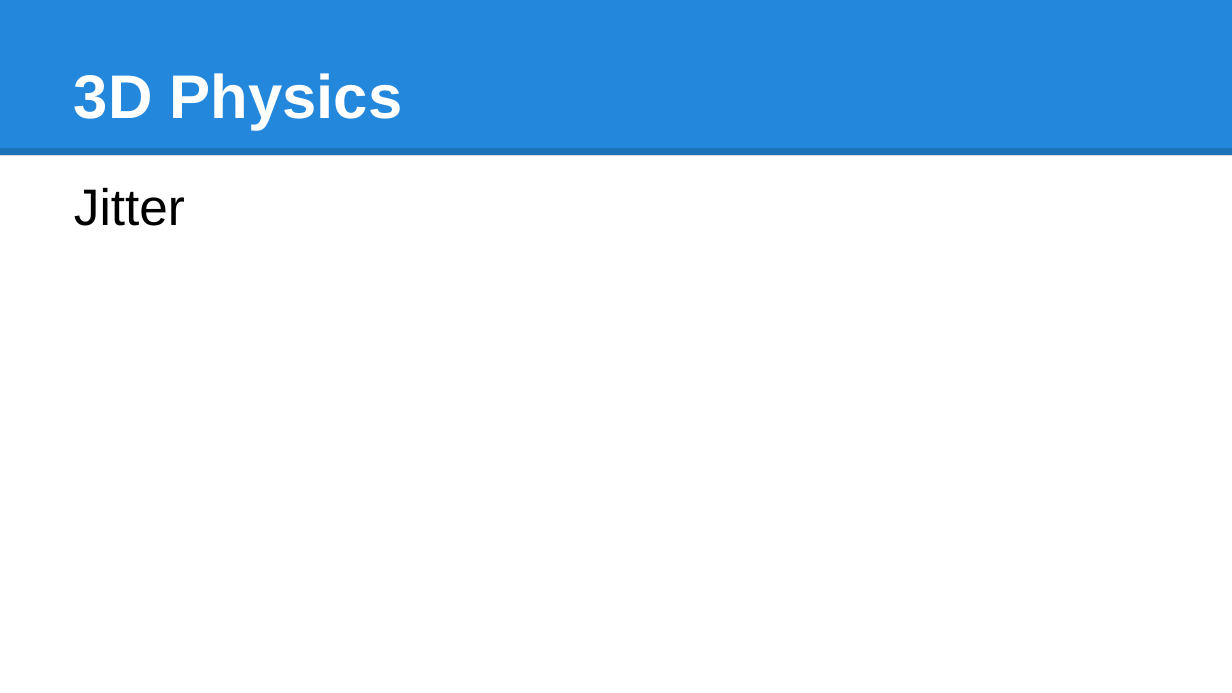
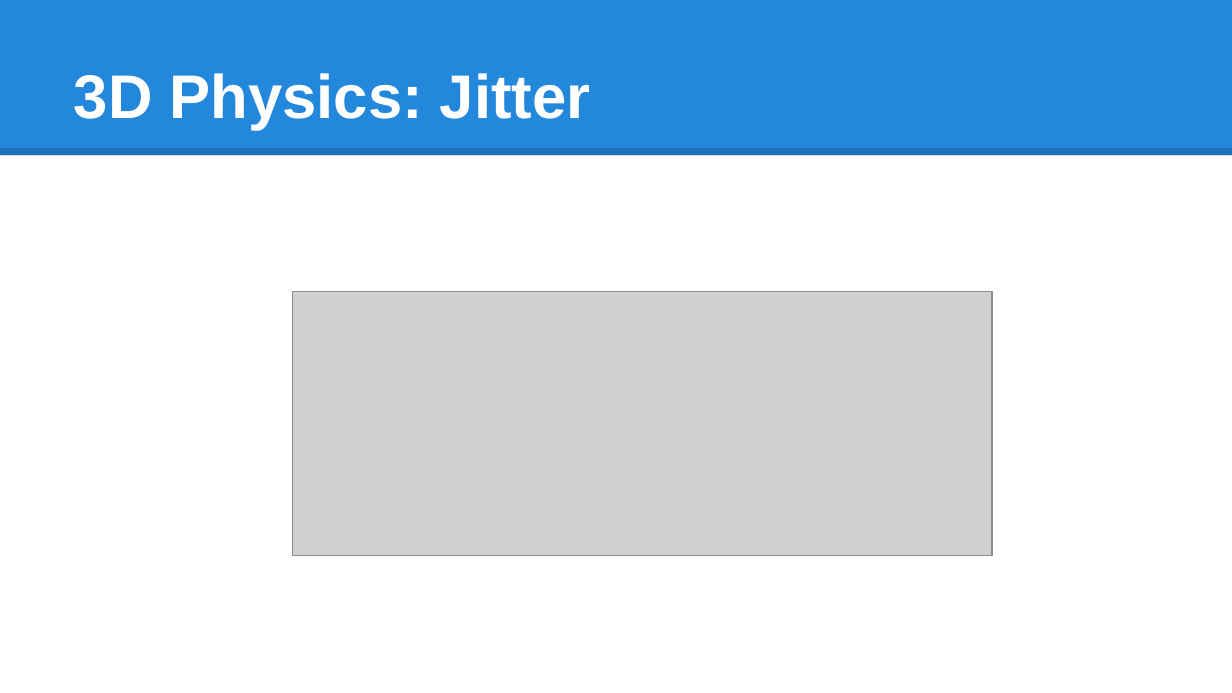
Before and after one commit to BenjaminNitschke/PhysicsCourse, a slide deck: slide 15 of Physics Course Games Academy July 2015.pptx. Drawn at 1232x693 pixels with LibreOffice and Linux fonts; fonts in the diff are those of the drawing; grey boxes stand for pictures. Boxes give left, top, right and bottom in pixels: in the first picture for what was removed or moved away, otherwise in the second. Text is boxed around its words. In the diff, an @@ line names an element or a change of style, - is before the commit and + after.

Commit message:
Updated Physics Slides to latest version

```diff
--- a/Physics Course Games Academy July 2015.pptx
+++ b/Physics Course Games Academy July 2015.pptx
@@ title at (74,73,591,130): text changed @@
-3D Physics
+3D Physics: Jitter
@@ text removed at (74,187,185,226) @@
-Jitter
@@ picture added at (292,292,992,556) @@
```
Also in this commit, not shown: 1 other slide changed, 11 slides added, 2 slides removed.
